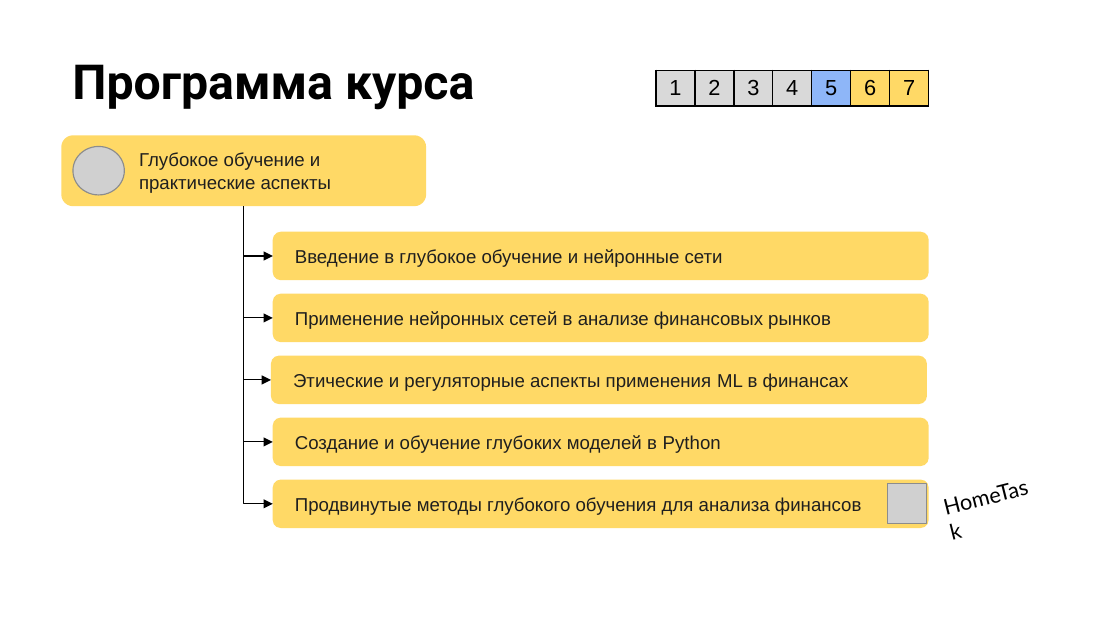
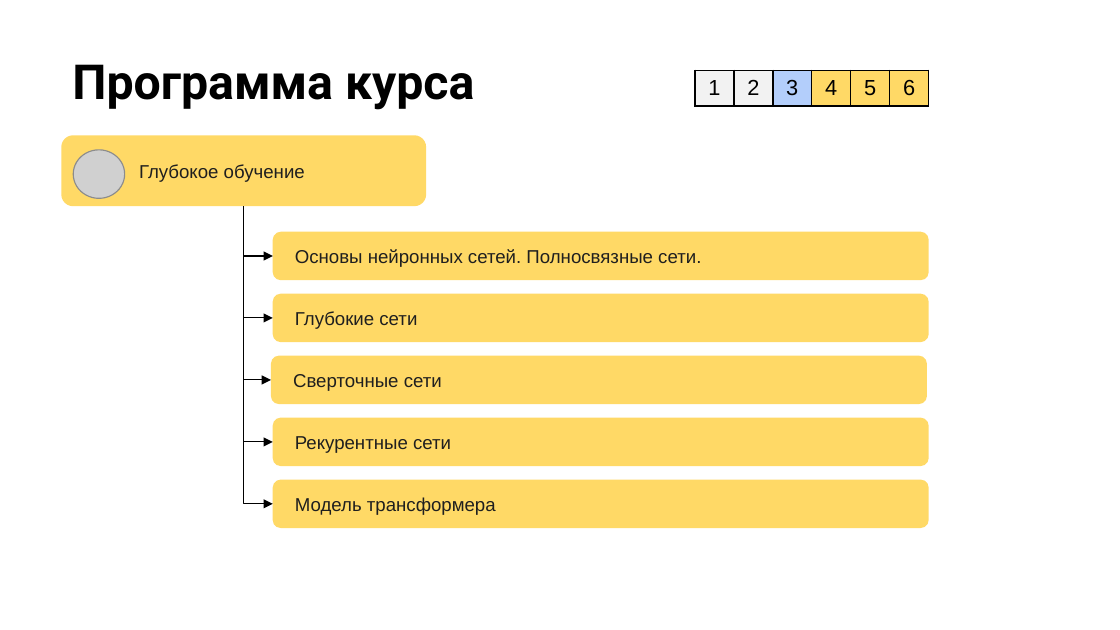
Before and after one commit to stureiko/Otus_lectures, a slide deck: slide 15 of FinML/01 - Intro/Presentation/01 - Intro.pptx (slide 16 before the commit). Drawn at 1120x630 pixels with LibreOffice and Linux fonts; fonts in the diff are those of the drawing; grey boxes stand for pictures; background and template pictures are left out. Boxes give left, top, right and bottom in pixels: in the first picture for what was removed or moved away, otherwise in the second. Text is boxed around its words. In the diff, an @@ line names an element or a change of style, - is before the commit and + after.

```diff
--- a/FinML/01 - Intro/Presentation/01 - Intro.pptx
+++ b/FinML/01 - Intro/Presentation/01 - Intro.pptx
@@ table at [696, 71, 931, 108] @@
-column 7: 7
@@ table: place and size @@
-table at [656, 71, 931, 108]
+table at [696, 71, 931, 108]
@@ text in rounded rectangle at [139, 164, 305, 182]: text changed @@
-Глубокое обучение и практические аспекты
+Глубокое обучение
@@ text in rounded rectangle at [295, 249, 701, 267]: text changed @@
-Введение в глубокое обучение и нейронные сети
+Основы нейронных сетей. Полносвязные сети.
@@ text in rounded rectangle at [295, 311, 417, 329]: text changed @@
-Применение нейронных сетей в анализе финансовых рынков
+Глубокие сети
@@ text in rounded rectangle at [293, 374, 442, 391]: text changed @@
-Этические и регуляторные аспекты применения ML в финансах
+Сверточные сети
@@ text in rounded rectangle at [295, 436, 451, 453]: text changed @@
-Создание и обучение глубоких моделей в Python
+Рекурентные сети
@@ text removed at [929, 464, 1049, 529] @@
-HomeTask
@@ text in rounded rectangle at [295, 497, 496, 515]: text changed @@
-Продвинутые методы глубокого обучения для анализа финансов
+Модель трансформера
@@ picture removed at [887, 484, 926, 523] @@
```
Also in this commit, not shown: 8 other slides changed, 10 slides added, 9 slides removed, 44 other files.
